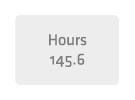
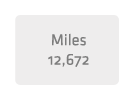
The second 135 × 100 image is a revision of the first. Changes to its layers:
hid group "Group 3" (4 layers) over [48, 33, 89, 67]
renamed "Hours 145.6" to "Hours 146", painted on it over [49, 34, 87, 67]
showed group "Group 1" (4 layers) over [48, 33, 89, 67]
renamed "Miles 12,672.1" to "Miles 12,672", showed it, painted on it over [48, 33, 89, 67]
